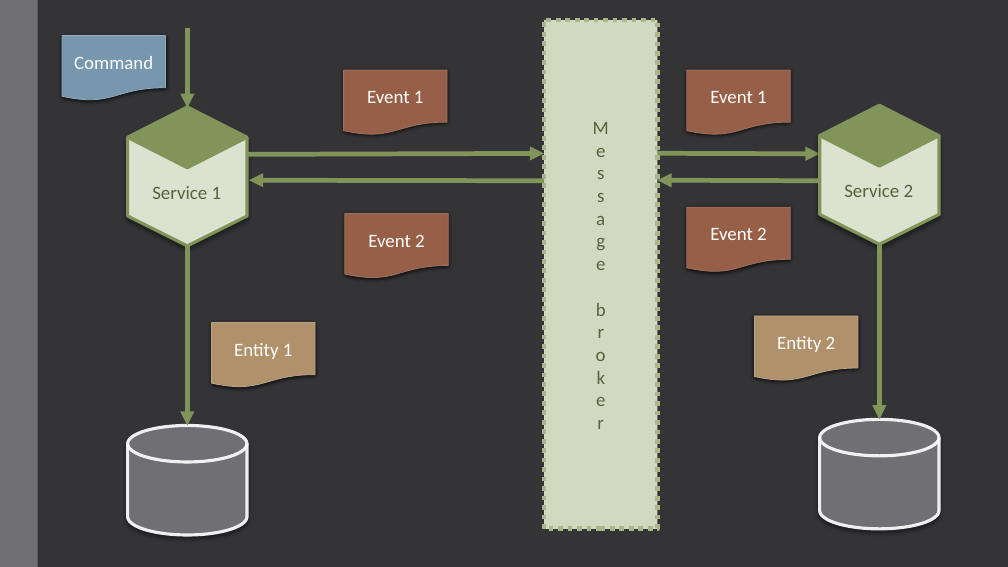
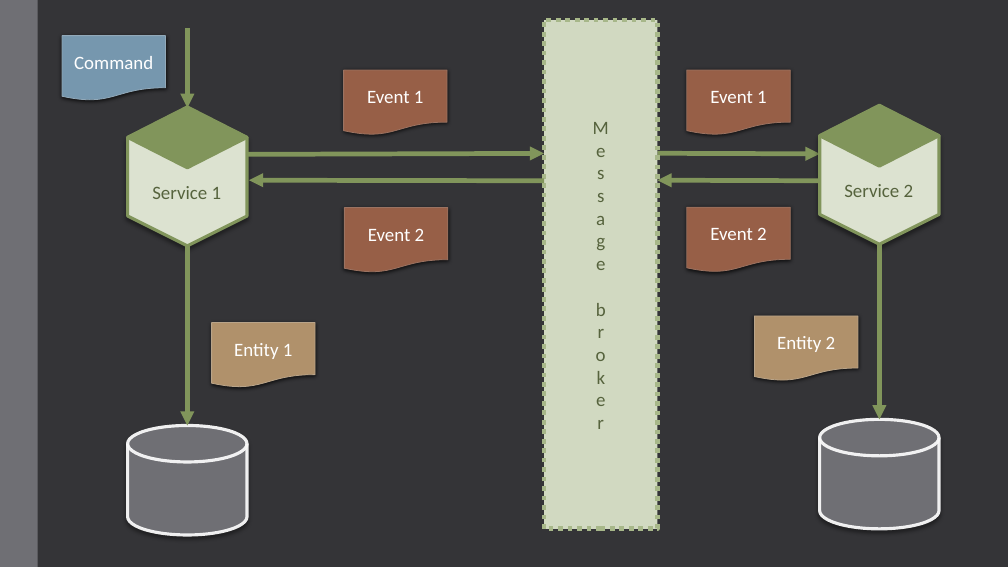
Before and after one commit to andrii-litvinov/event-driven-mongodb, a slide deck: slide 4 of t18-event-mongodb.pptx. Drawn at 1008x567 pixels with LibreOffice and Linux fonts; fonts in the diff are those of the drawing. Boxes give left, top, right and bottom in pixels: in the first picture for what was removed or moved away, otherwise in the second. Text is boxed around its words. In the diff, an @@ line names an element or a change of style, - is before the commit and + after.

```diff
--- a/t18-event-mongodb.pptx
+++ b/t18-event-mongodb.pptx
@@ flow chart document "Event 2": place and size @@
-flow chart document "Event 2" at bbox=[345, 213, 448, 278]
+flow chart document "Event 2" at bbox=[345, 208, 448, 273]
```
Also in this commit, not shown: 2 other slides changed.
